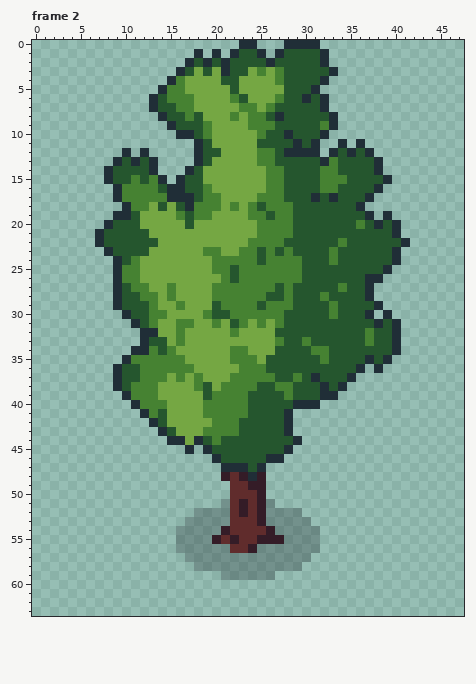
Pixel-art file, stored at assets/img/trees.aseprite. This is how it looked before the edit.
48x64 pixels, 2 frames. Shown: frame 2. The commit also changed other frames, which this record leaves out.
Now the later version:
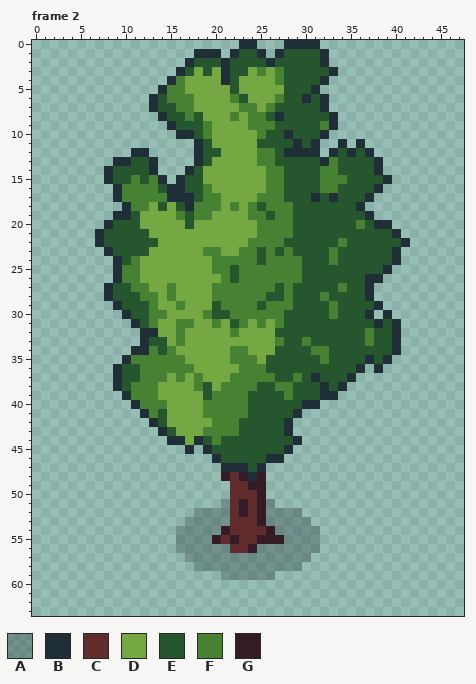
Palette (. is transparent): A #090a1440  B #202e37  C #602c2c  D #75a743  E #25562e  F #468232  G #341c27
Change:
Frame 2, layer "Layer 1":
Colour B is added in row 1 at x 19; in row 12 at x 11; in rows 27 to 28 at x 8; in row 41 at x 29.
Colour B replaces colour E in row 4 at x 21; in row 13 at x 10; in row 20 at x 39.
Colour E replaces colour B in row 2 at x 19; in row 13 at x 11; in rows 27 to 28 at x 9; in row 40 at x 29; in row 41 at x 28.
The author cleared colour B in row 12 at x 10; in row 19 at x 39; in row 20 at x 40.
Boxes around the changes in both pictures, in picture pixels (x1, y1, x2, y2):
changed: (203, 49, 230, 85)
changed: (122, 148, 140, 166)
changed: (383, 211, 401, 229)
changed: (104, 283, 122, 301)
changed: (284, 400, 302, 418)
